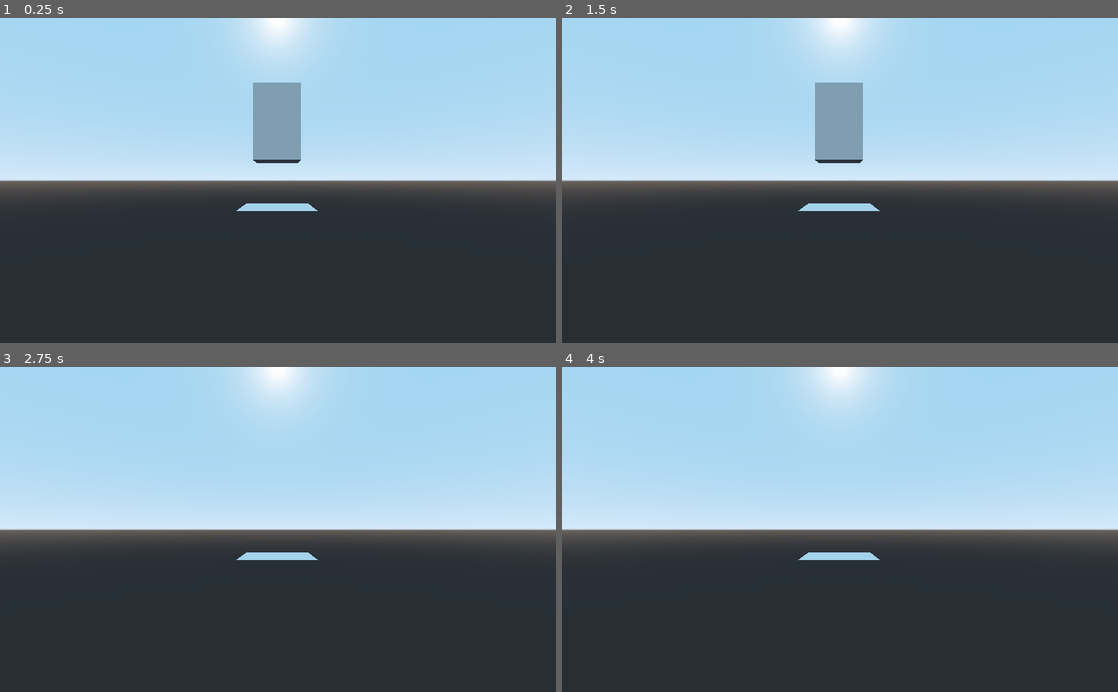
Above: before the commit, frames 1-4 (two rows, left to right).
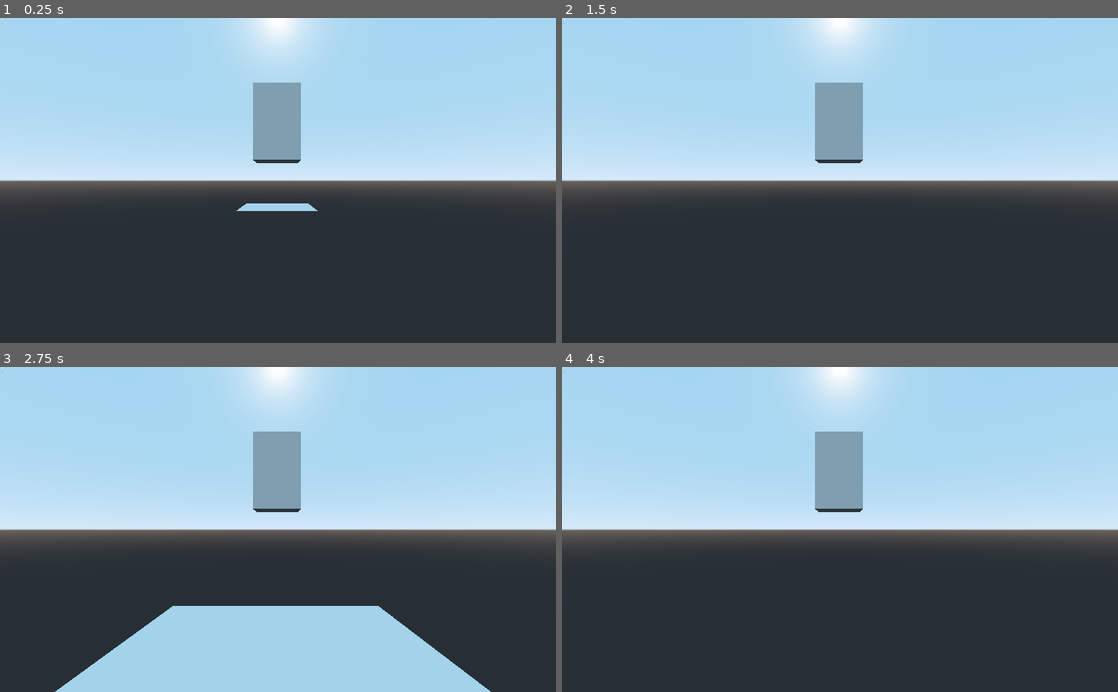
Above: after the commit, the same moments.

Repository: juicer-studios/scifi-shooter
Game: Godot game, scene res://SCENES/root.tscn
Same seed, same stepped clock (60 frames per second), same inputs: the game is played once before the commit and once after it. The project has no main scene, so this scene is started directly.
Inputs:
- Up to frame 1 (0.25 s): no input
- Up to frame 2 (1.5 s): tap Enter at 0.5 s; hold S (s) 0.53-1.28 s; tap Space at 1.25 s; tap S (s) at 1.35 s
- Up to frame 3 (2.75 s): tap Enter at 2 s; hold W (w) from 2.03 s (still down); tap S (s) at 2.3 s
- Up to frame 4 (4 s): release W (w) at 2.78 s; tap S (s) at 2.85 s; tap Space at 3.5 s; hold S (s) from 3.53 s (still down)

The runs differ from the first frame. In frame 1, less than 0.1% of the frame differs, in the area x 0-1%, y 0-2%; in frame 2, 0.3%; in frame 3, 18%, in the area x 0-89%, y 0-100%; in frame 4, 2.4%.

Commit message:
commit changes

Diff:
--- a/SCENES/root.tscn
+++ b/SCENES/root.tscn
@@ -10,5 +10,13 @@
 [node name="Player" parent="." instance=ExtResource( 1 )]
 transform = Transform( 0.6259, 0, 0, 0, 1, 0, 0, 0, 0.60052, 0, 2.27926, 0 )
 
-[node name="Camera" type="Camera" parent="."]
-transform = Transform( 1, 0, 0, 0, 1, 0, 0, 0, 1, 0.0231664, 0.744971, 6.6172 )
+[node name="Camera" type="Camera" parent="Player"]
+transform = Transform( 1.5977, 0, 0, 0, 1, 0, 0, 0, 1.66522, 0.0370129, -1.53429, 11.0191 )
+current = true
+
+[node name="Label" type="Label" parent="Player"]
+margin_right = 40.0
+margin_bottom = 14.0
+__meta__ = {
+"_edit_use_anchors_": false
+}
--- a/SCRIPTS/movement.gd
+++ b/SCRIPTS/movement.gd
@@ -3,5 +3,8 @@
 func _physics_process(delta):
 	if Input.is_action_pressed("w"):
 		velocity.z = 30
-
+	elif Input.is_action_pressed("s"):
+		velocity.z = -30
+	velocity.z = lerp(velocity.z, 0, .2)
 	move_and_slide(velocity)
+	$Label.set_text(str(get_position_in_parent()))
